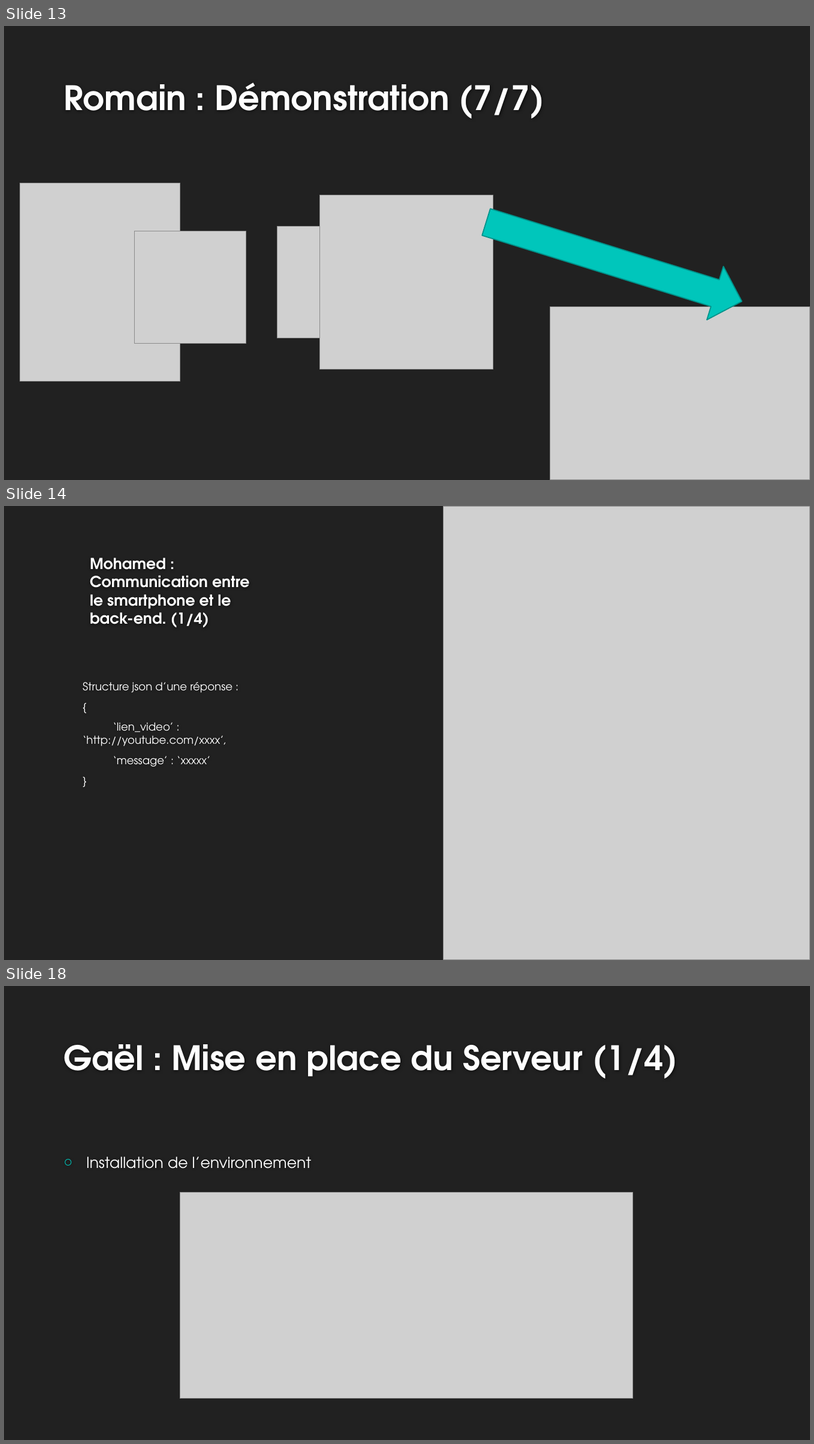
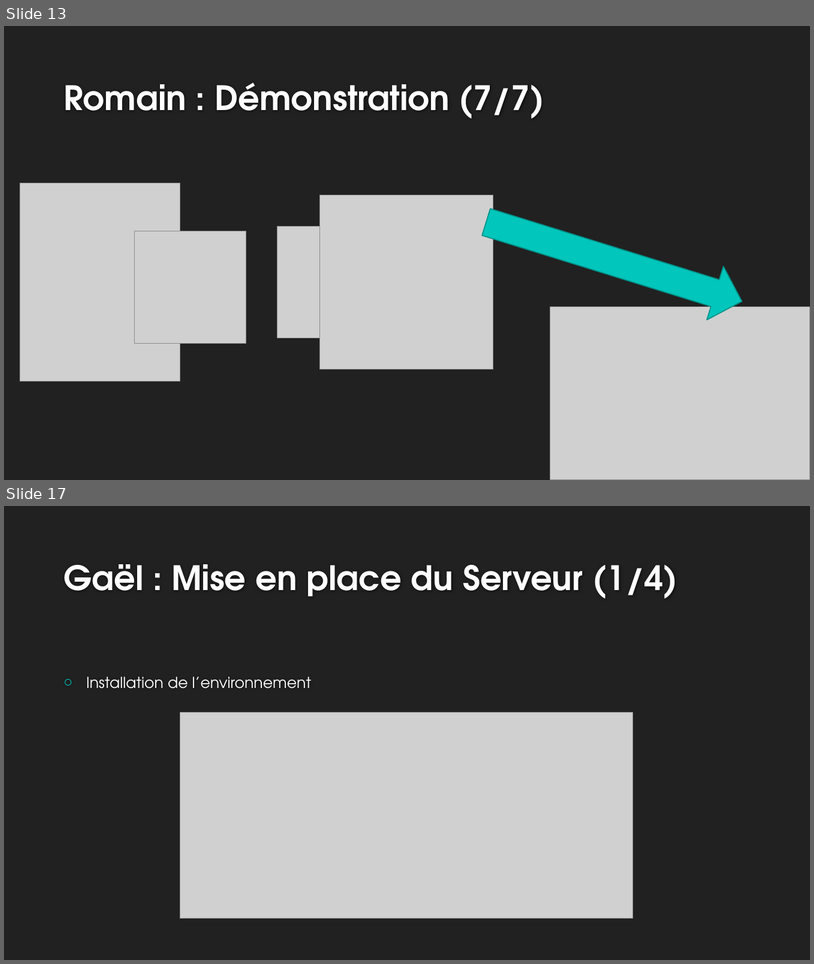
Before and after one commit to rlembo06/VR_tourism, a slide deck: annexes/slides-VR_Tourism.pptx. Shown one above the other, each under a label of ours: slides 13, 14 and 18 before the commit, slides 13 and 17 after it; the slides between them are not shown. The pictures are 814x1444 and 814x964 pixels, drawn with LibreOffice and Linux fonts; fonts in the diff are those of the drawing; grey boxes stand for pictures; background and template pictures are left out. Boxes give left, top, right and bottom in pixels: in the first picture for what was removed or moved away, otherwise in the second. Text is boxed around its words. In the diff, an @@ line names an element or a change of style, - is before the commit and + after.

```diff
--- a/annexes/slides-VR_Tourism.pptx
+++ b/annexes/slides-VR_Tourism.pptx
@@ slide 14 removed at box(4, 506, 810, 960), background #212121 @@
@@ picture removed at box(444, 507, 810, 960) @@
@@ title removed at box(90, 558, 249, 627) @@
-Mohamed : Communication entre le smartphone et le back-end. (1/4)
@@ text removed at box(83, 682, 233, 766) @@
-Structure json d’une réponse :
-{
-‘lien_video’ : ‘http://youtube.com/xxxx’,
-‘message’ : ‘xxxxx’
-}
@@ what was slide 18 is now slide 17 @@
```
Also in this commit, not shown: 3 slides changed, 3 other files.
